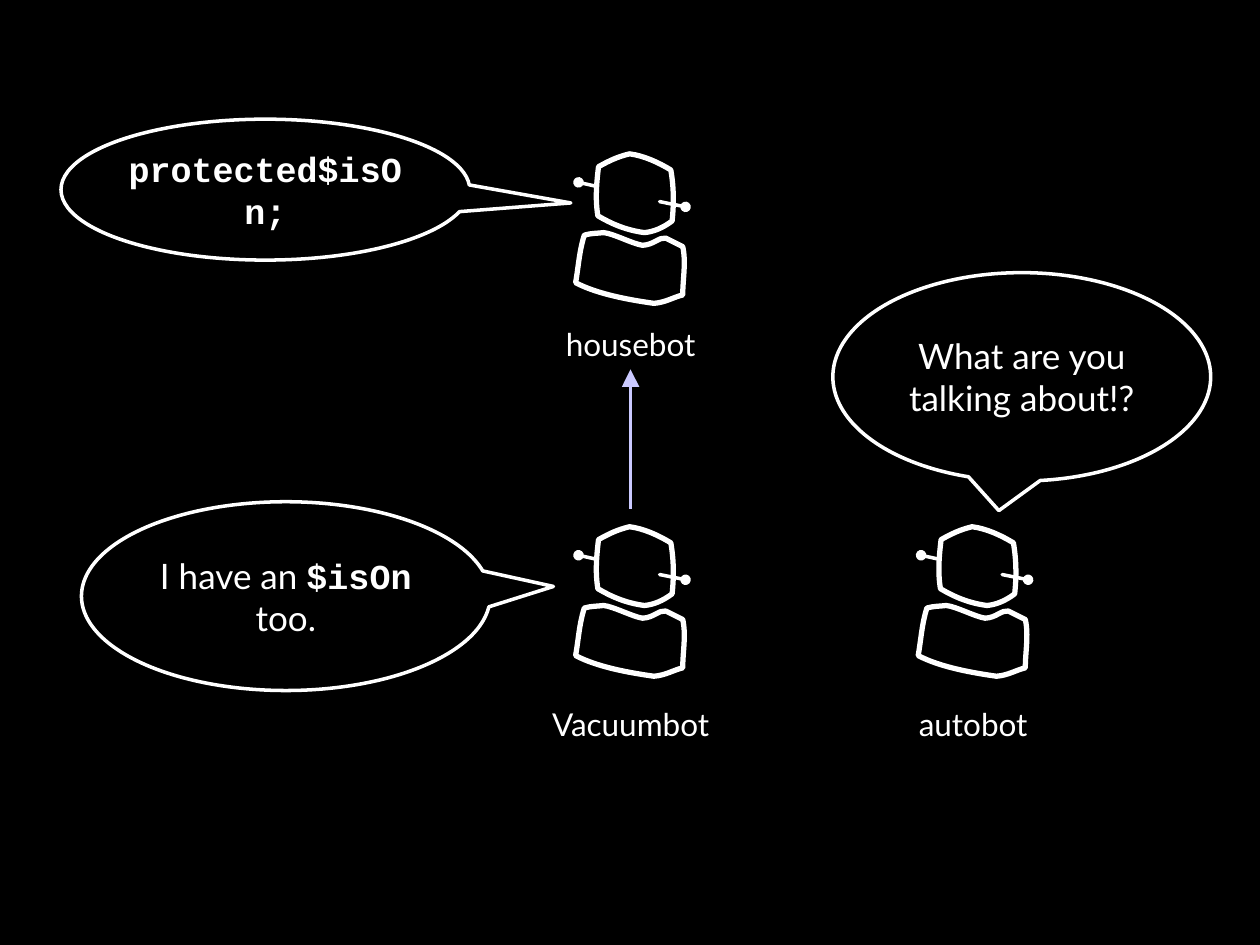
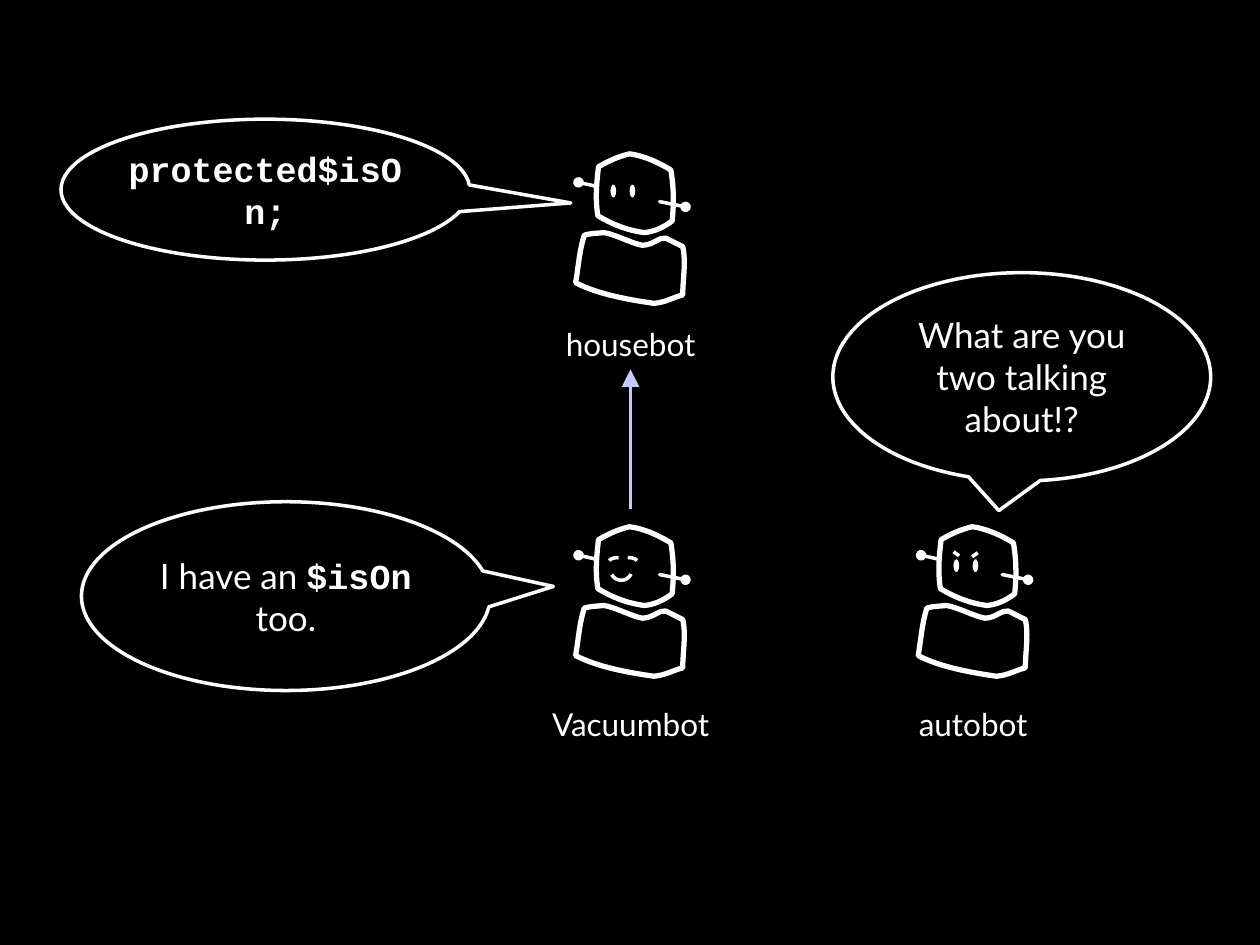
Before and after one commit to socketwench/OOPforObjectHaters, a slide deck: slide 46 of src/OOPforObjectHaters.pptx. Drawn at 1260x945 pixels with LibreOffice and Linux fonts; fonts in the diff are those of the drawing. Boxes give left, top, right and bottom in pixels: in the first picture for what was removed or moved away, otherwise in the second. Text is boxed around its words. In the diff, an @@ line names an element or a change of style, - is before the commit and + after.

```diff
--- a/src/OOPforObjectHaters.pptx
+++ b/src/OOPforObjectHaters.pptx
@@ ellipse added at box(611, 185, 617, 198), fill #FFFFFF @@
@@ ellipse added at box(630, 185, 636, 198), fill #FFFFFF @@
@@ text in speech bubble at box(918, 322, 1126, 433): text changed @@
-What are you talking about!?
+What are you two talking about!?
@@ arc (boxed as its full ellipse) added at box(610, 558, 629, 564), outline #FFFFFF 2 pt @@
@@ arc (boxed as its full ellipse) added at box(610, 558, 631, 581), outline #FFFFFF 2 pt @@
@@ arc (boxed as its full ellipse) added at box(619, 558, 638, 564), outline #FFFFFF 2 pt @@
@@ ellipse added at box(954, 559, 960, 572), fill #FFFFFF @@
@@ line added from (954, 552) to (959, 556), #FFFFFF 2 pt @@
@@ ellipse added at box(973, 559, 979, 572), fill #FFFFFF @@
@@ line added from (978, 553) to (973, 557), #FFFFFF 2 pt @@
```
Also in this commit, not shown: 21 other slides changed, 3 slides added, 90 slides removed, 22 other files.
